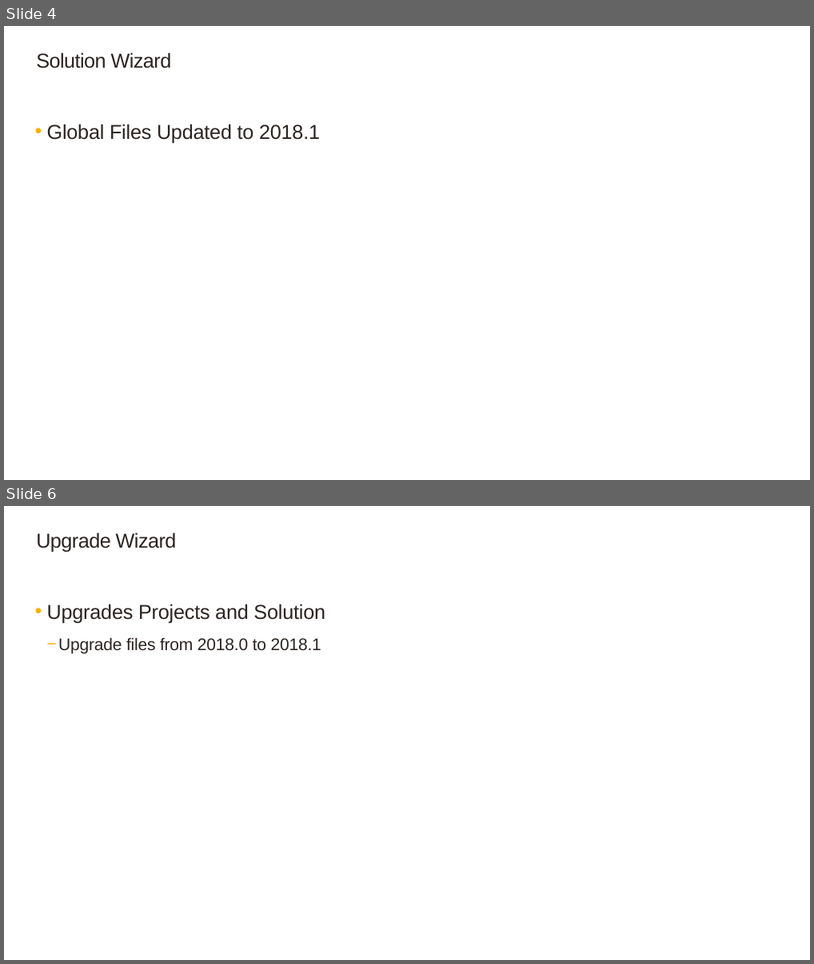
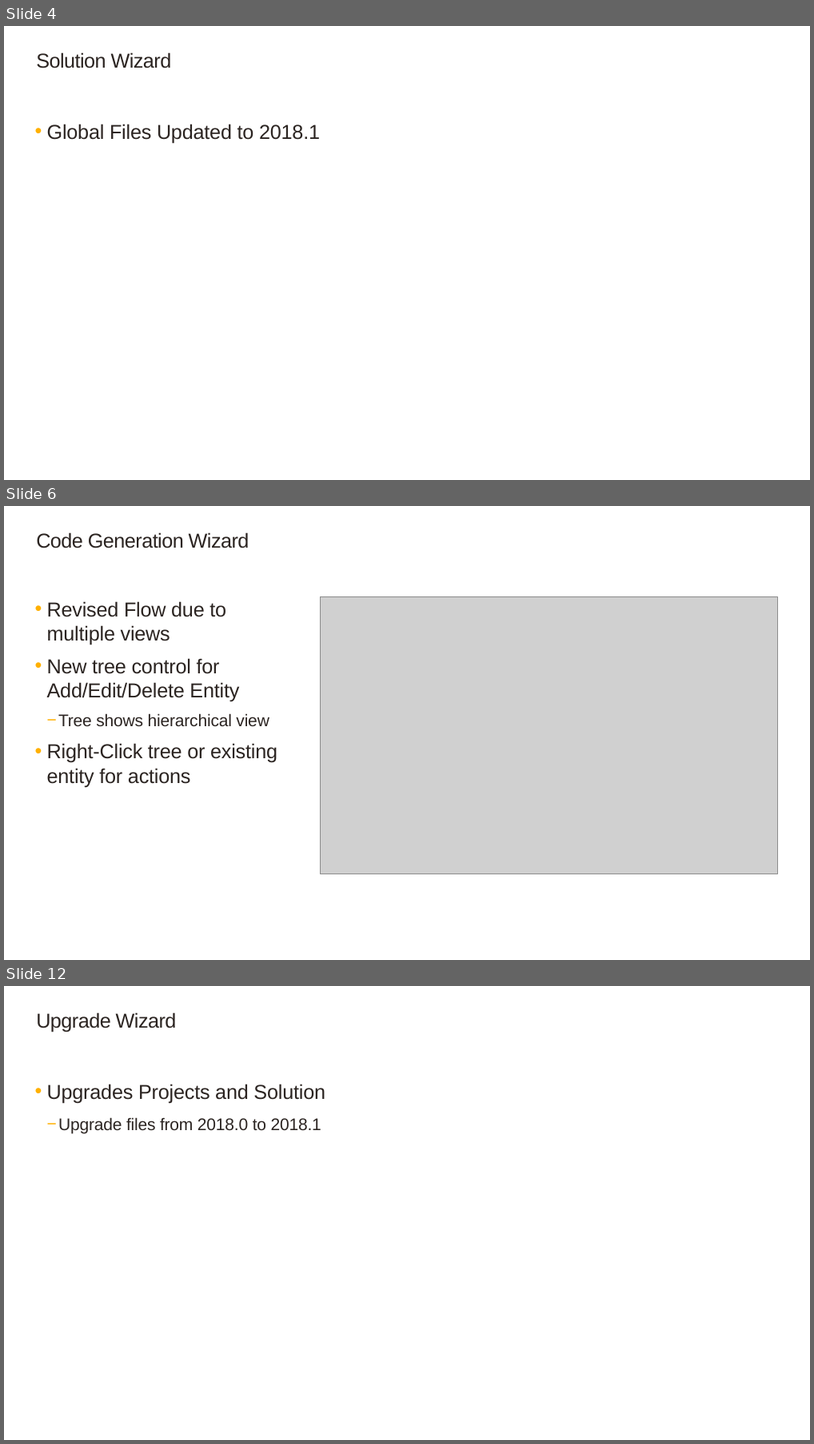
Before and after one commit to SageNADev/Sage300-SDK, a slide deck: docs/presentations/Sage300SDK_2018.1WebSDKOverview.pptx. Shown one above the other, each under a label of ours: slides 4 and 6 before the commit, slides 4, 6 and 12 after it; the slides between them are not shown. The pictures are 814x964 and 814x1444 pixels, drawn with LibreOffice and Linux fonts; fonts in the diff are those of the drawing; grey boxes stand for pictures; background and template pictures are left out. Boxes give left, top, right and bottom in pixels: in the first picture for what was removed or moved away, otherwise in the second. Text is boxed around its words. In the diff, an @@ line names an element or a change of style, - is before the commit and + after.

```diff
--- a/docs/presentations/Sage300SDK_2018.1WebSDKOverview.pptx
+++ b/docs/presentations/Sage300SDK_2018.1WebSDKOverview.pptx
@@ slide 6 added at <box>4,506,810,960</box>, background #FFFFFF @@
@@ title added at <box>36,532,250,548</box>, 24 pt, text #2B2421 @@
+Code Generation Wizard
@@ text added at <box>47,601,278,787</box>, 24 pt, text #2B2421 @@
+  • Revised Flow due to multiple views
+  • New tree control for Add/Edit/Delete Entity
+    − Tree shows hierarchical view
+  • Right-Click tree or existing entity for actions
@@ picture added at <box>320,596,778,874</box> @@
@@ what was slide 6 is now slide 12 @@
```
Also in this commit, not shown: 4 slides changed, 7 other slides added, 1 other file.
